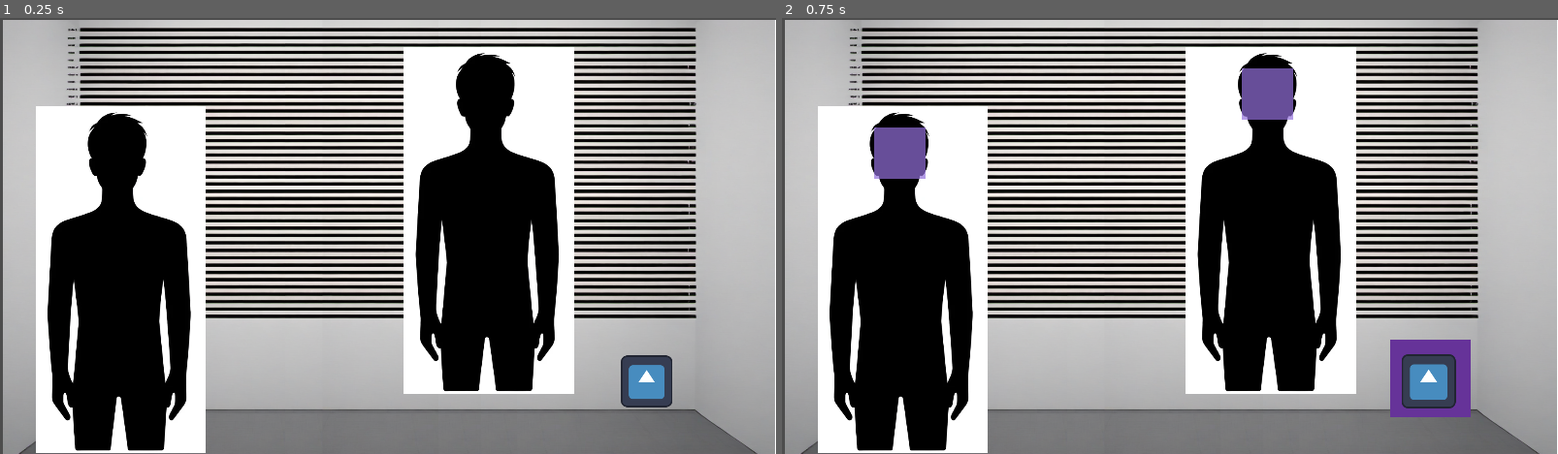
Above: before the commit, frames 1-2 (left to right).
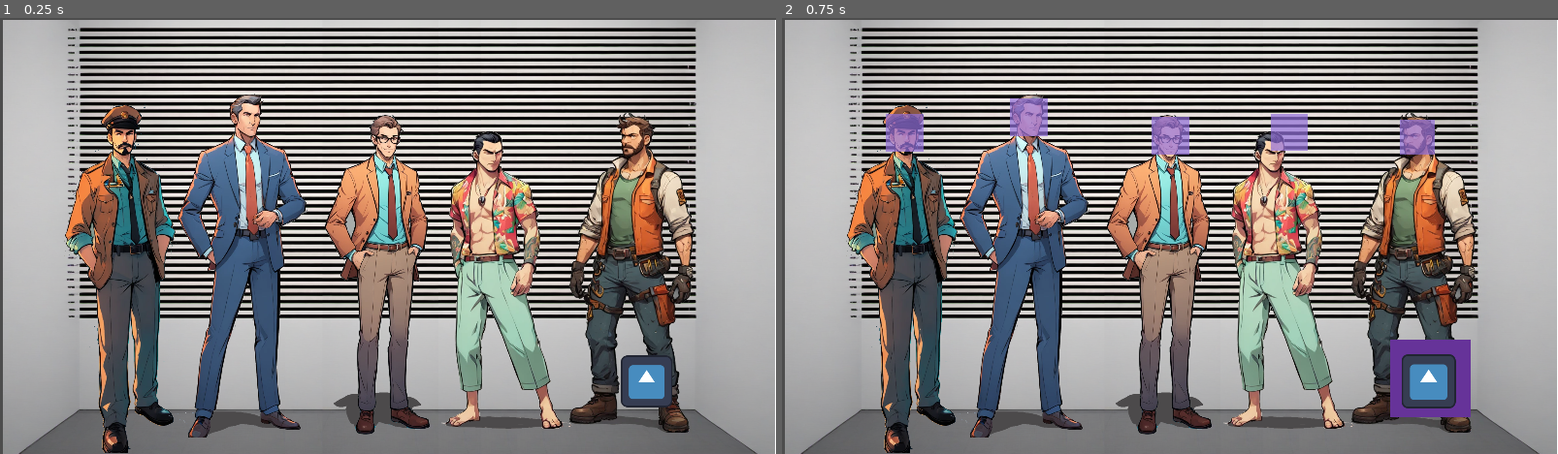
Above: after the commit, the same moments.

Repository: dornad/ggj2024
Game: Godot game, scene res://Scenes/world.tscn
The game is run twice, just before and just after one commit, with the same random seed, the same clock (stepped at 60 frames per second) and the same inputs. The engine's default icon, where the game draws it, is replaced by a stand-in: a white triangle on a blue panel in a dark square.
Inputs (mouse positions are in pixels of both pictures, inside the frame that each line leads up to):
- Up to frame 1 (0.25 s): no input
- Up to frame 2 (0.75 s): tap Enter at 0.5 s; move the mouse to (1426, 379) at 0.52 s; press the mouse at (1426, 379) at 0.53 s

The runs differ from the first frame. In frame 1, 50% of the frame differs, in the area x 4-90%, y 6-100%; in frame 2, 50%.

Commit message:
Added Asssets and created sprites with new assets

Diff:
--- a/Scenes/world.tscn
+++ b/Scenes/world.tscn
@@ -1,11 +1,15 @@
-[gd_scene load_steps=9 format=3 uid="uid://b806padjpiciv"]
+[gd_scene load_steps=13 format=3 uid="uid://b806padjpiciv"]
 
 [ext_resource type="Texture2D" uid="uid://coiy2shc7nxld" path="res://Assets/police_lineup_room_AI1.png" id="1_0r6ef"]
-[ext_resource type="Texture2D" uid="uid://c8uwdn1dgvyob" path="res://Assets/character_placeholder.png" id="2_1at67"]
 [ext_resource type="Script" path="res://Scripts/Character.gd" id="2_7lcpd"]
 [ext_resource type="Script" path="res://Scripts/DragAndDropArea.gd" id="3_kr7bl"]
+[ext_resource type="Texture2D" uid="uid://cq4v3q8rclne0" path="res://Assets/Bus driver_Transparent.png" id="3_xgl8w"]
 [ext_resource type="Script" path="res://Scripts/Draggable.gd" id="4_nctbg"]
+[ext_resource type="Texture2D" uid="uid://dl6tm6lls3ive" path="res://Assets/Executive 2_transparent.png" id="5_0splw"]
 [ext_resource type="Texture2D" uid="uid://b3w2y0wtg3eg5" path="res://icon.svg" id="5_l0xcf"]
+[ext_resource type="Texture2D" uid="uid://fa6j63lg5vm8" path="res://Assets/Mechanic_ transparent.png" id="6_irn4i"]
+[ext_resource type="Texture2D" uid="uid://dfsqc6opwa2in" path="res://Assets/Teacher_Transparent.png" id="7_y0v0n"]
+[ext_resource type="Texture2D" uid="uid://cey8ci26bftbj" path="res://Assets/yakuza guy_transparent.png" id="8_7na4d"]
 
 [sub_resource type="RectangleShape2D" id="RectangleShape2D_mucmf"]
 size = Vector2(129, 130)
@@ -21,14 +25,16 @@
 texture = ExtResource("1_0r6ef")
 
 [node name="Character" type="Node2D" parent="."]
+position = Vector2(108, 167)
+scale = Vector2(0.725462, 0.725462)
 script = ExtResource("2_7lcpd")
 
-[node name="CharacterPlaceholder" type="Sprite2D" parent="Character"]
+[node name="CharacterSprite" type="Sprite2D" parent="Character"]
 position = Vector2(299, 648)
-texture = ExtResource("2_1at67")
+texture = ExtResource("3_xgl8w")
 
 [node name="DragAndDropArea" type="StaticBody2D" parent="Character" groups=["droppable"]]
-position = Vector2(291, 335)
+position = Vector2(270.173, 162.655)
 script = ExtResource("3_kr7bl")
 
 [node name="CollisionShape2D" type="CollisionShape2D" parent="Character/DragAndDropArea"]
@@ -41,21 +47,91 @@
 offset_bottom = 64.0
 
 [node name="Character2" type="Node2D" parent="."]
-position = Vector2(911, -147)
+position = Vector2(700, 127)
+scale = Vector2(0.725462, 0.725462)
 script = ExtResource("2_7lcpd")
 
-[node name="CharacterPlaceholder" type="Sprite2D" parent="Character2"]
-position = Vector2(299, 648)
-texture = ExtResource("2_1at67")
+[node name="CharacterSprite" type="Sprite2D" parent="Character2"]
+position = Vector2(-119.924, 650.62)
+texture = ExtResource("5_0splw")
 
 [node name="DragAndDropArea" type="StaticBody2D" parent="Character2" groups=["droppable"]]
-position = Vector2(291, 335)
+position = Vector2(-122.681, 164.033)
 script = ExtResource("3_kr7bl")
 
 [node name="CollisionShape2D" type="CollisionShape2D" parent="Character2/DragAndDropArea"]
 shape = SubResource("RectangleShape2D_mucmf")
 
 [node name="ColorRect" type="ColorRect" parent="Character2/DragAndDropArea"]
+offset_left = -64.0
+offset_top = -64.0
+offset_right = 64.0
+offset_bottom = 64.0
+
+[node name="Character3" type="Node2D" parent="."]
+position = Vector2(1149, 173)
+scale = Vector2(0.675813, 0.675813)
+script = ExtResource("2_7lcpd")
+
+[node name="CharacterSprite" type="Sprite2D" parent="Character3"]
+position = Vector2(624.43, 689.216)
+scale = Vector2(1.5592, 1.5592)
+texture = ExtResource("6_irn4i")
+
+[node name="DragAndDropArea" type="StaticBody2D" parent="Character3" groups=["droppable"]]
+position = Vector2(624.43, 180.575)
+script = ExtResource("3_kr7bl")
+
+[node name="CollisionShape2D" type="CollisionShape2D" parent="Character3/DragAndDropArea"]
+shape = SubResource("RectangleShape2D_mucmf")
+
+[node name="ColorRect" type="ColorRect" parent="Character3/DragAndDropArea"]
+offset_left = -64.0
+offset_top = -64.0
+offset_right = 64.0
+offset_bottom = 64.0
+
+[node name="Character4" type="Node2D" parent="."]
+position = Vector2(761, 111)
+scale = Vector2(0.725462, 0.725462)
+script = ExtResource("2_7lcpd")
+
+[node name="CharacterSprite" type="Sprite2D" parent="Character4"]
+position = Vector2(256.388, 704.379)
+scale = Vector2(0.938989, 0.938989)
+texture = ExtResource("7_y0v0n")
+
+[node name="DragAndDropArea" type="StaticBody2D" parent="Character4" groups=["droppable"]]
+position = Vector2(275.686, 249.496)
+script = ExtResource("3_kr7bl")
+
+[node name="CollisionShape2D" type="CollisionShape2D" parent="Character4/DragAndDropArea"]
+shape = SubResource("RectangleShape2D_mucmf")
+
+[node name="ColorRect" type="ColorRect" parent="Character4/DragAndDropArea"]
+offset_left = -64.0
+offset_top = -64.0
+offset_right = 64.0
+offset_bottom = 64.0
+
+[node name="Character5" type="Node2D" parent="."]
+position = Vector2(1055, 102)
+scale = Vector2(0.725462, 0.725462)
+script = ExtResource("2_7lcpd")
+
+[node name="CharacterSprite" type="Sprite2D" parent="Character5"]
+position = Vector2(317.039, 773.301)
+scale = Vector2(1.3572, 1.3572)
+texture = ExtResource("8_7na4d")
+
+[node name="DragAndDropArea" type="StaticBody2D" parent="Character5" groups=["droppable"]]
+position = Vector2(275.686, 249.496)
+script = ExtResource("3_kr7bl")
+
+[node name="CollisionShape2D" type="CollisionShape2D" parent="Character5/DragAndDropArea"]
+shape = SubResource("RectangleShape2D_mucmf")
+
+[node name="ColorRect" type="ColorRect" parent="Character5/DragAndDropArea"]
 offset_left = -64.0
 offset_top = -64.0
 offset_right = 64.0
Binary file added: Assets/Bus driver_Transparent.png
Not shown, added: Assets/Bus driver_Transparent.png.import
Binary file added: Assets/Executive 2_transparent.png
Not shown, added: Assets/Executive 2_transparent.png.import
Binary file added: Assets/Mechanic_ transparent.png
Not shown, added: Assets/Mechanic_ transparent.png.import
Binary file added: Assets/Teacher_Transparent.png
Not shown, added: Assets/Teacher_Transparent.png.import
Binary file added: Assets/transparent rich guy.png
Not shown, added: Assets/transparent rich guy.png.import
Binary file added: Assets/yakuza guy_transparent.png
Not shown, added: Assets/yakuza guy_transparent.png.import
